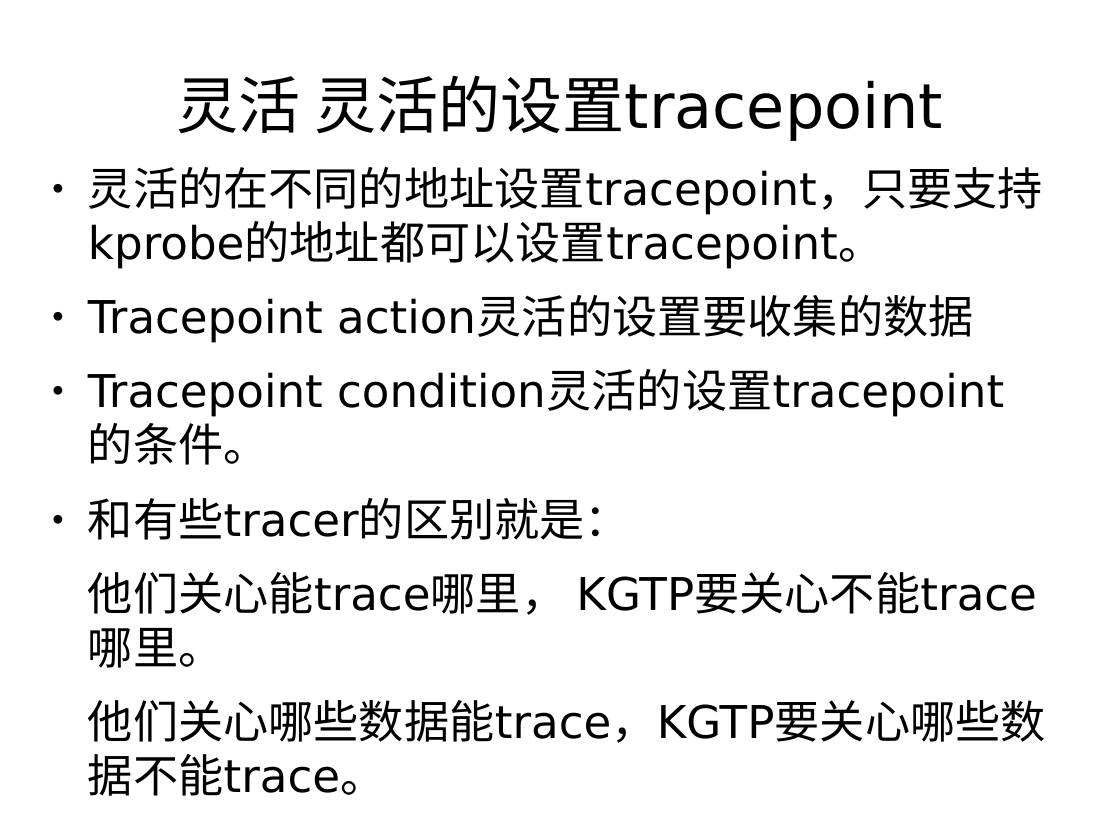
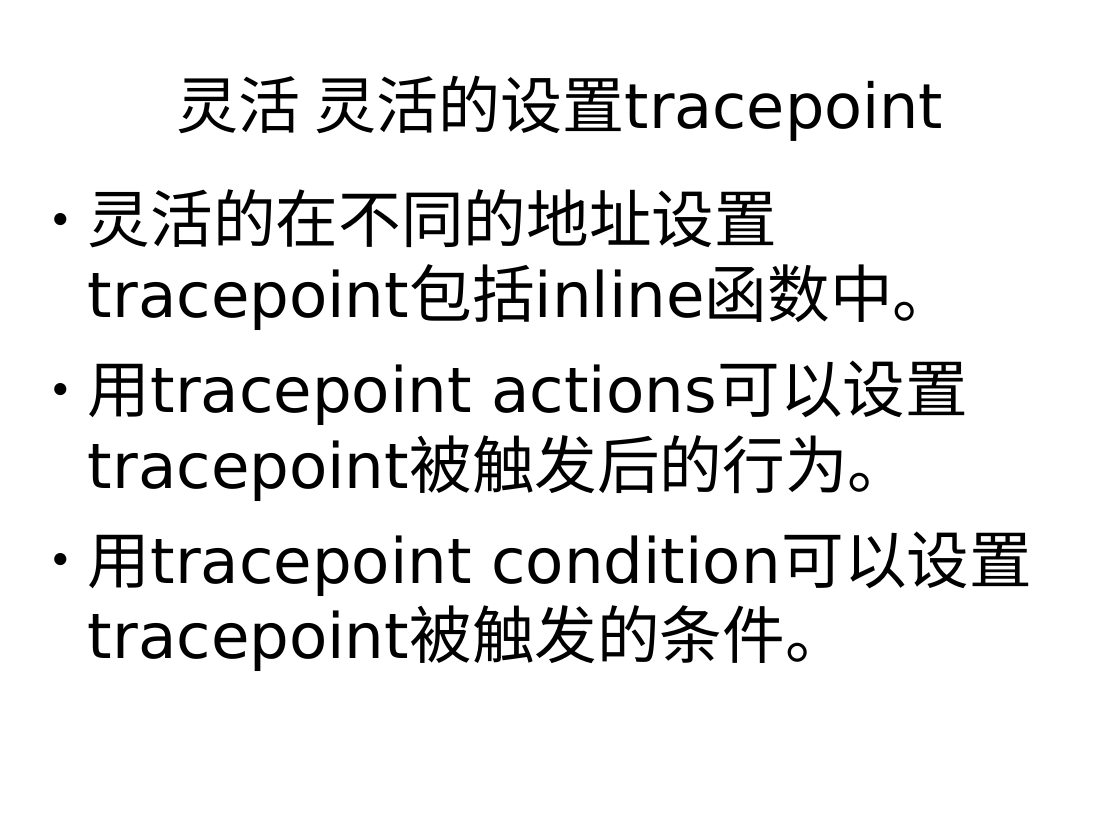
Before and after one commit to teawater/kgtp-misc, a slide deck: slide 12 of show/introduce/kgtpcn.odp (slide 10 before the commit). Drawn at 1120x840 pixels with LibreOffice and Linux fonts; fonts in the diff are those of the drawing. Boxes give left, top, right and bottom in pixels: in the first picture for what was removed or moved away, otherwise in the second. Text is boxed around its words. In the diff, an @@ line names an element or a change of style, - is before the commit and + after.

```diff
--- a/show/introduce/kgtpcn.odp
+++ b/show/introduce/kgtpcn.odp
@@ text at <box>88,189,956,671</box>: text changed; size 32 to 44.4 pt @@
-● 灵活的在不同的地址设置tracepoint，只要支持kprobe的地址都可以设置tracepoint。
-● Tracepoint action灵活的设置要收集的数据
-● Tracepoint condition灵活的设置tracepoint的条件。
-● 和有些tracer的区别就是：
-他们关心能trace哪里， KGTP要关心不能trace哪里。
-他们关心哪些数据能trace，KGTP要关心哪些数据不能trace。
+● 灵活的在不同的地址设置tracepoint包括inline函数中。
+● 用tracepoint actions可以设置tracepoint被触发后的行为。
+● 用tracepoint condition可以设置tracepoint被触发的条件。
```
Also in this commit, not shown: 10 other slides changed, 8 slides added, 6 slides removed, 1 other file.
